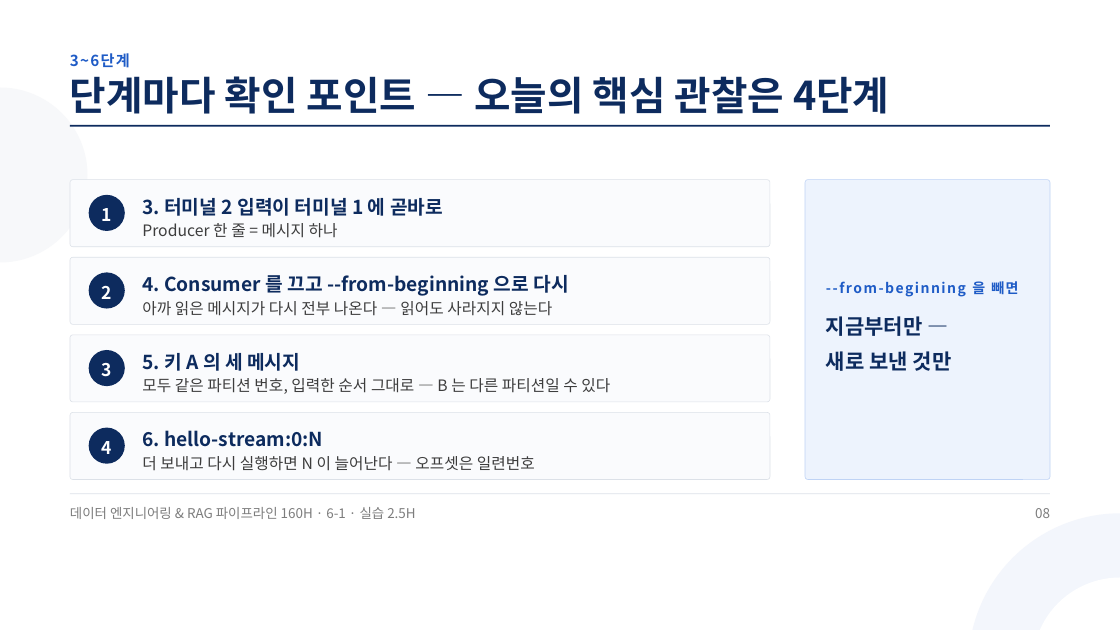
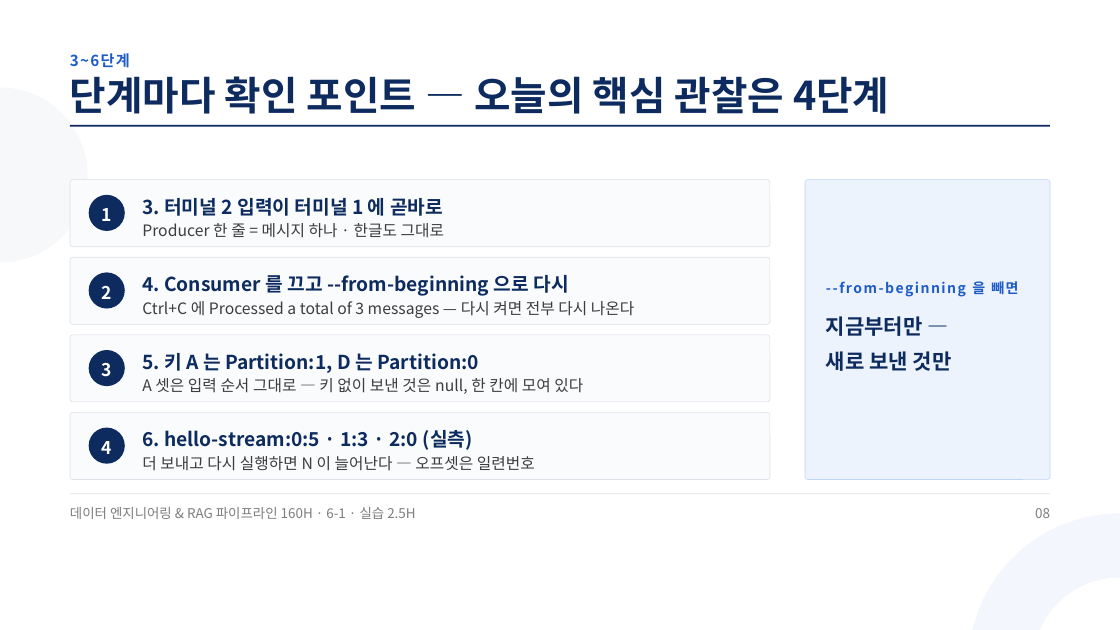
Before and after one commit to aebonlee/materials, a slide deck: slide 8 of data-eng/decks/w6d1s2.pptx. Drawn at 1120x630 pixels with LibreOffice and Linux fonts; fonts in the diff are those of the drawing. Boxes give left, top, right and bottom in pixels: in the first picture for what was removed or moved away, otherwise in the second. Text is boxed around its words. In the diff, an @@ line names an element or a change of style, - is before the commit and + after.

```diff
--- a/data-eng/decks/w6d1s2.pptx
+++ b/data-eng/decks/w6d1s2.pptx
@@ text at [142,223,444,238]: text changed @@
-Producer 한 줄 = 메시지 하나
+Producer 한 줄 = 메시지 하나 · 한글도 그대로
@@ text at [142,301,634,318]: text changed @@
-아까 읽은 메시지가 다시 전부 나온다 — 읽어도 사라지지 않는다
+Ctrl+C 에 Processed a total of 3 messages — 다시 켜면 전부 다시 나온다
@@ text at [142,353,478,373]: text changed @@
-5. 키 A 의 세 메시지
+5. 키 A 는 Partition:1, D 는 Partition:0
@@ text at [142,378,583,394]: text changed @@
-모두 같은 파티션 번호, 입력한 순서 그대로 — B 는 다른 파티션일 수 있다
+A 셋은 입력 순서 그대로 — 키 없이 보낸 것은 null, 한 칸에 모여 있다
@@ text at [142,430,473,450]: text changed @@
-6. hello-stream:0:N
+6. hello-stream:0:5 · 1:3 · 2:0 (실측)
```
Also in this commit, not shown: 6 other slides changed, 9 other files.
